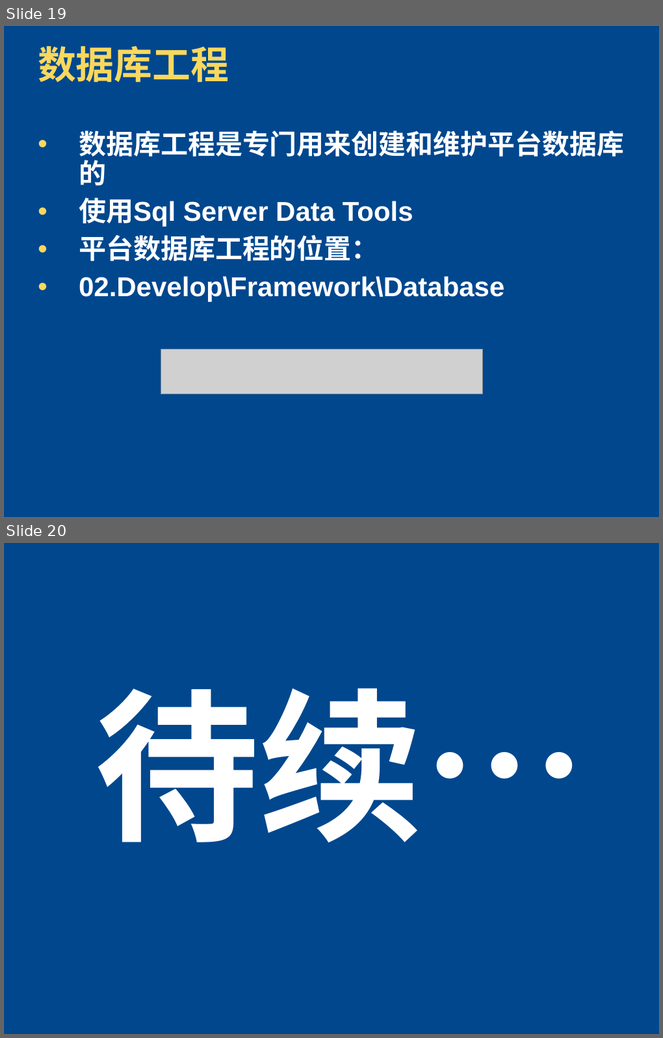
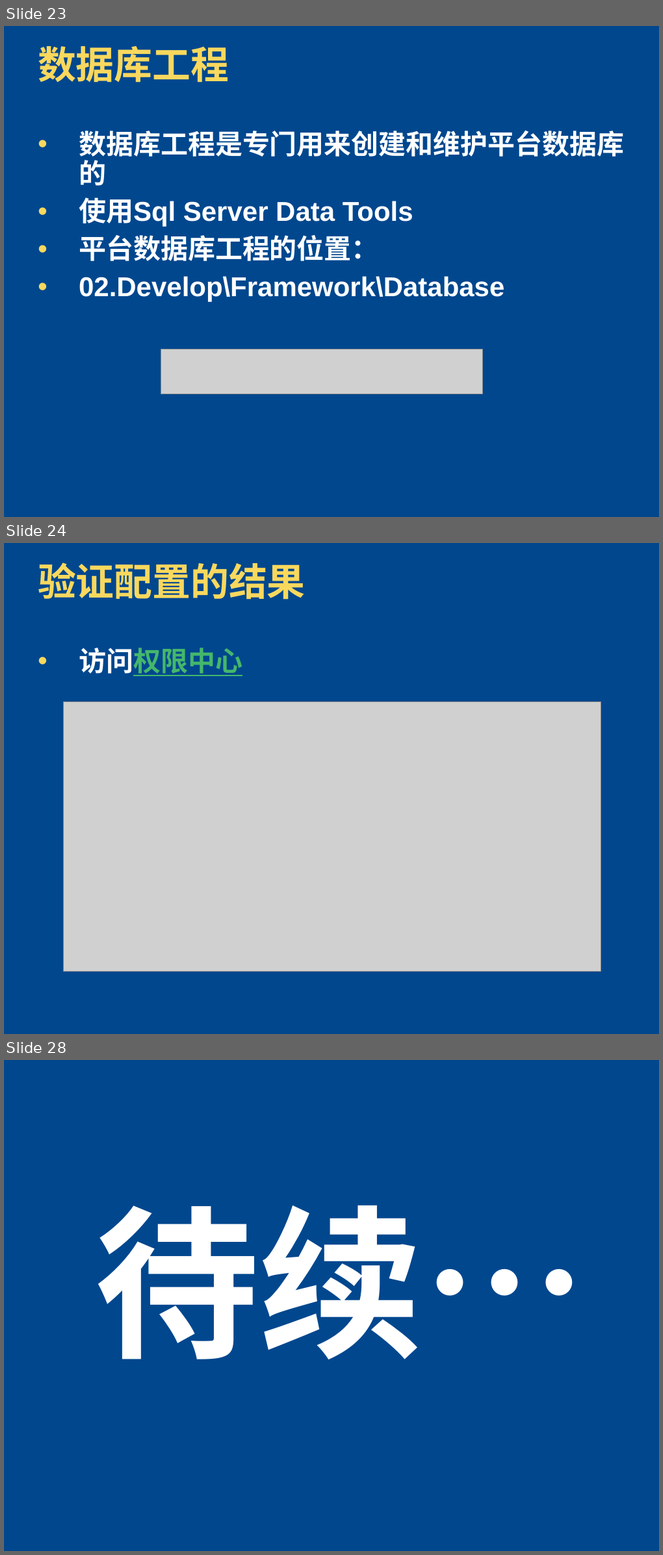
Before and after one commit to zhshen/AK47Documents, a slide deck: 平台开发培训/01-MCS.Framework Dev-Environment.pptx. Shown one above the other, each under a label of ours: slides 19 and 20 before the commit, slides 23, 24 and 28 after it; the slides between them are not shown. The pictures are 663x1038 and 663x1555 pixels, drawn with LibreOffice and Linux fonts; fonts in the diff are those of the drawing; grey boxes stand for pictures; background and template pictures are left out. Boxes give left, top, right and bottom in pixels: in the first picture for what was removed or moved away, otherwise in the second. Text is boxed around its words. In the diff, an @@ line names an element or a change of style, - is before the commit and + after.

Commit message:
调整配置文档的一些示例。按照最新的版本来配置。

```diff
--- a/平台开发培训/01-MCS.Framework Dev-Environment.pptx
+++ b/平台开发培训/01-MCS.Framework Dev-Environment.pptx
@@ slide 24 added at bbox=[4, 543, 659, 1034], background picture (left out) @@
@@ title added at bbox=[38, 563, 306, 600], 42 pt, text #F9D85D, bold @@
+验证配置的结果
@@ text added at bbox=[79, 648, 243, 676], 30 pt, text #45B76B, bold, underline @@
+• 访问权限中心
@@ picture added at bbox=[64, 702, 601, 971] @@
@@ what was slide 19 is now slide 23 @@
@@ what was slide 20 is now slide 28 @@
```
Also in this commit, not shown: 9 slides changed, 7 other slides added.
